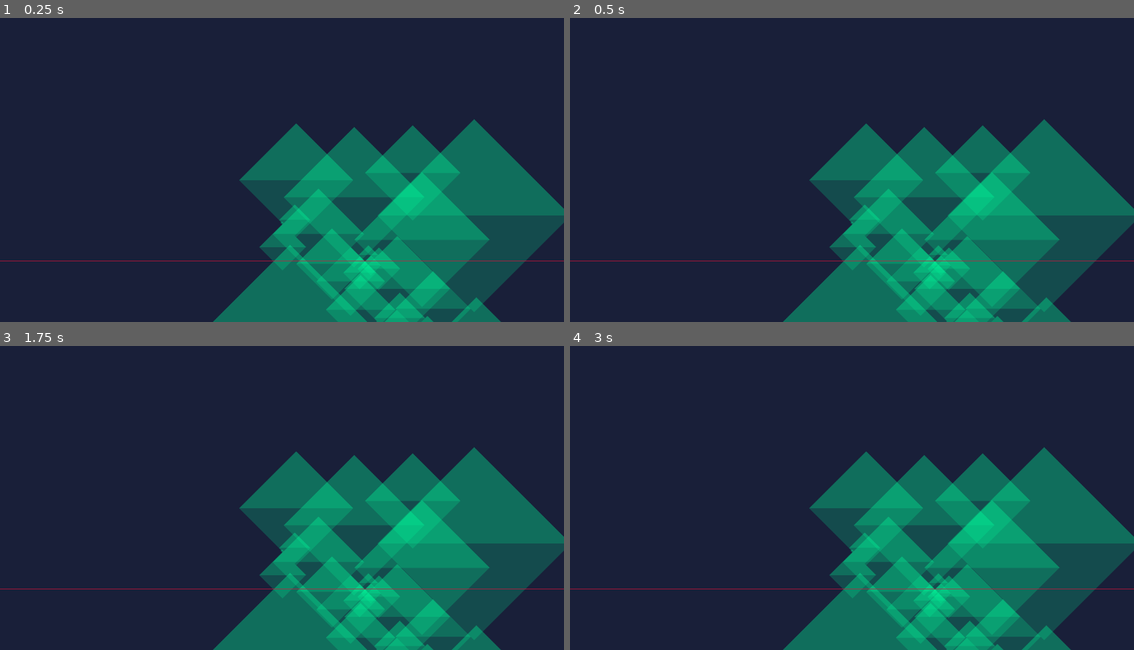
Above: before the commit, frames 1-4 (two rows, left to right).
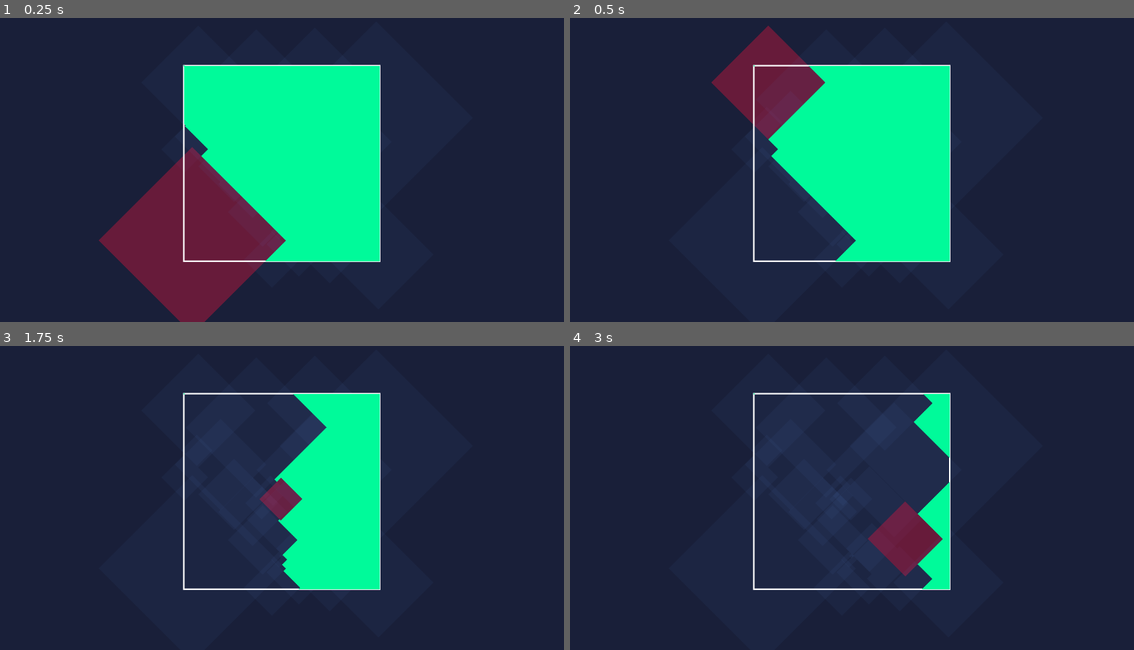
Above: after the commit, the same moments.

Repository: schonstal/aoc2022
Game: Godot game, scene res://control.tscn
Two runs of this game, one before a commit and one after it. Both use one fixed random seed, a clock stepped at 60 frames per second and the inputs below.
Inputs (mouse positions are in pixels of both pictures, inside the frame that each line leads up to):
- Up to frame 1 (0.25 s): no input
- Up to frame 2 (0.5 s): no input
- Up to frame 3 (1.75 s): move the mouse to (406, 476) at 0.52 s; click (406, 476) at 0.67 s; move the mouse to (169, 507) at 1.27 s; click (169, 507) at 1.42 s
- Up to frame 4 (3 s): move the mouse to (908, 422) at 2.02 s; click (908, 422) at 2.17 s; move the mouse to (823, 555) at 2.77 s; click (823, 555) at 2.92 s

The runs differ from the first frame. In frame 1, 49% of the frame differs, in the area x 0-100%, y 15-100%; in frame 2, 41%; in frame 3, 34%; in frame 4, 32%.

Commit message:
Add broken part 2

Diff:
--- a/fifteen/PartOne.gd
+++ b/fifteen/PartOne.gd
@@ -2,13 +2,112 @@
 @onready var input_box = %Input
 @onready var output = %Output
 @export var y = 2_000_000
+@export var width = 4_000_000
 @export_multiline var input = ""
 
 var sensors = []
+var iter = 0
+var solution:Vector2
+
+var boundaries = [PackedVector2Array([
+  Vector2.ZERO,
+  Vector2(width, 0),
+  Vector2(width, width),
+  Vector2(0,width)
+])]
+
+func _ready():
+  parse_input()
+  part_one()
+  part_two()
+
+func part_one():
+  var polylines = sensors.map(func(s):
+    if abs(s.position.y - y) <= s.radius:
+      return s.y_intersections(y)
+  ).filter(func(s): return s != null)
+
+  polylines.sort_custom(func(a,b): return a[0].x < b[0].x)
+  var sum = polylines[polylines.size() - 1][1].x - polylines[0][0].x
+  output.text = "%d" % (round(sum) - 1)
+  print(output.text)
+
+func part_two():
+  var square_transform = Transform2D(-PI/4, Vector2.ZERO)
+  boundaries[0] *= square_transform
+  for sensor in sensors:
+    sensor.transform = square_transform
+    iter += 1
+    var results = []
+
+    for polygon in boundaries:
+      for clip in Geometry2D.clip_polygons(polygon, sensor.polygon):
+        if !Geometry2D.is_polygon_clockwise(clip):
+          results.push_back(clip)
+
+    boundaries = results
+    sensor.transform = Transform2D.IDENTITY
+    queue_redraw()
+    await get_tree().create_timer(0.1).timeout
+
+  iter += 1
+  var result = boundaries[0] * Transform2D(PI/4, Vector2.ZERO)
+  for vertex in result:
+    solution += vertex
+  solution /= float(result.size())
+
+  queue_redraw()
+  print(solution)
+  print(4000000 * solution.x + solution.y)
+
+func parse_input():
+  var regex = RegEx.new()
+  regex.compile("-?\\d+")
+
+  for line in input.split("\n"):
+    var result = regex.search_all(line).map(
+      func(s): return s.get_string().to_int()
+    )
+    if result.size() == 4:
+      sensors.push_front(Sensor.new(
+        Vector2(result[0], result[1]),
+        Vector2(result[2], result[3])
+      ))
+  sensors.sort_custom(func(a,b): return a.position.x < b.position.x)
+
+func _draw():
+  var scale = 0.0001
+  var projection = Transform2D(0, Vector2(scale, scale), 0, Vector2.ZERO)
+  var index = 0
+
+  for sensor in sensors:
+    index += 1
+    var color = Color(Color.CORNFLOWER_BLUE, 0.05)
+    if iter == index:
+      color = Color(Color.CRIMSON, 0.4)
+    draw_colored_polygon(PackedVector2Array(sensor.polygon * projection), color)
+
+  draw_polyline(PackedVector2Array([
+    Vector2.ZERO,
+    Vector2(width, 0),
+    Vector2(width, width),
+    Vector2(0, width),
+    Vector2.ZERO
+  ]) * projection, Color.WHITE, 3)
+
+  for boundary in boundaries:
+    draw_colored_polygon(
+      PackedVector2Array(boundary * Transform2D(PI/4, Vector2.ZERO)) * projection,
+      Color.MEDIUM_SPRING_GREEN
+    )
+
+  if solution != null:
+    draw_circle(solution * projection, 1, Color.MEDIUM_SPRING_GREEN)
 
 class Sensor:
   var position:Vector2
   var target:Vector2
+  var transform:Transform2D = Transform2D.IDENTITY
 
   var radius:int:
     get:
@@ -21,7 +120,7 @@
         Vector2(position.x, position.y - radius),
         Vector2(position.x + radius, position.y),
         Vector2(position.x, position.y + radius)
-      ])
+      ]) * transform
 
   func _init(position:Vector2, target:Vector2):
     self.position = position
@@ -37,46 +136,3 @@
     )[0]
     result[1].x += 1
     return result
-
-func _ready():
-  execute()
-
-func execute():
-  var polylines = parse_input().map(func(s):
-    if abs(s.position.y - y) <= s.radius:
-      return s.y_intersections(y)
-  ).filter(func(s): return s != null)
-
-  # The line is contiguous in this case so just taking the endpoints works
-  polylines.sort_custom(func(a,b): return a[0].x < b[0].x)
-  var sum = polylines[polylines.size() - 1][1].x - polylines[0][0].x
-  output.text = "%d" % (round(sum) - 1)
-  print(output.text)
-
-func parse_input():
-  var regex = RegEx.new()
-  regex.compile("-?\\d+")
-
-  for line in input.split("\n"):
-    var result = regex.search_all(line).map(
-      func(s): return s.get_string().to_int()
-    )
-    if result.size() == 4:
-      sensors.push_front(Sensor.new(
-        Vector2(result[0], result[1]),
-        Vector2(result[2], result[3])
-      ))
-  return sensors
-
-func _draw():
-  var scale = 10_000
-  for sensor in sensors:
-    var smallygon = []
-    for vertex in sensor.polygon:
-      smallygon.push_back(vertex / scale)
-      draw_colored_polygon(PackedVector2Array(smallygon), Color(Color.MEDIUM_SPRING_GREEN, 0.2))
-
-  draw_polyline(PackedVector2Array([
-      Vector2(500000000, y) / scale,
-      Vector2(-500000000, y) / scale
-    ]), Color.CRIMSON)
--- a/fifteen/control.tscn
+++ b/fifteen/control.tscn
@@ -92,5 +92,12 @@
 editable = false
 
 [node name="Camera2D" type="Camera2D" parent="."]
+position = Vector2(200, 200)
 current = true
+position_smoothing_enabled = true
 script = ExtResource("2_kpaly")
+
+[node name="Label" type="Label" parent="."]
+layout_mode = 0
+offset_right = 40.0
+offset_bottom = 23.0
